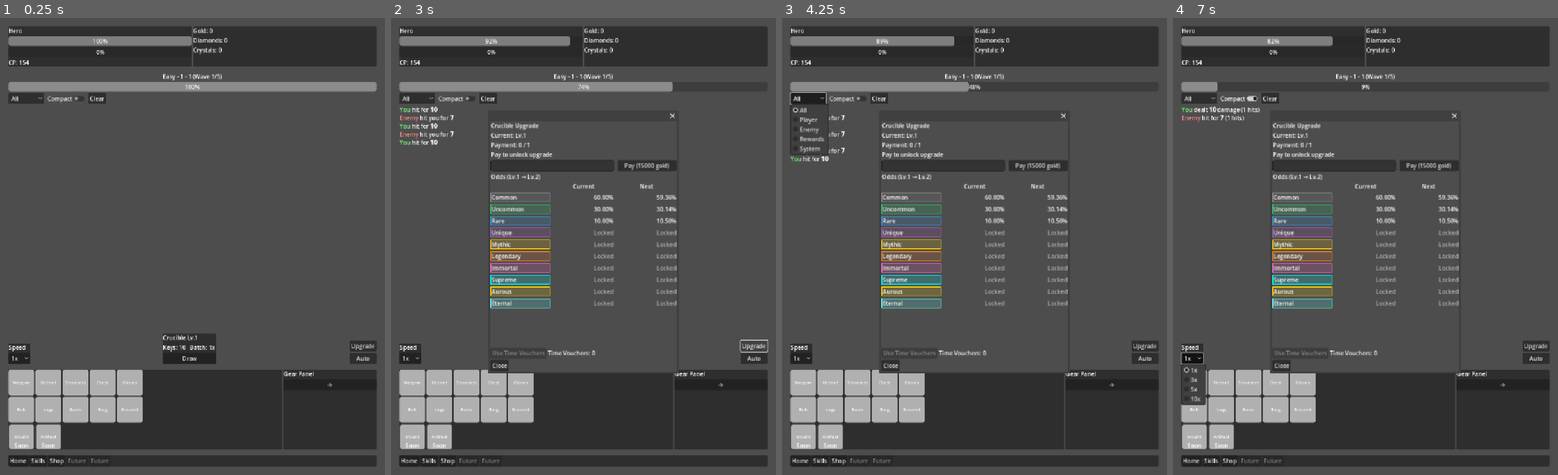
Above: before the commit, frames 1-4 (left to right).
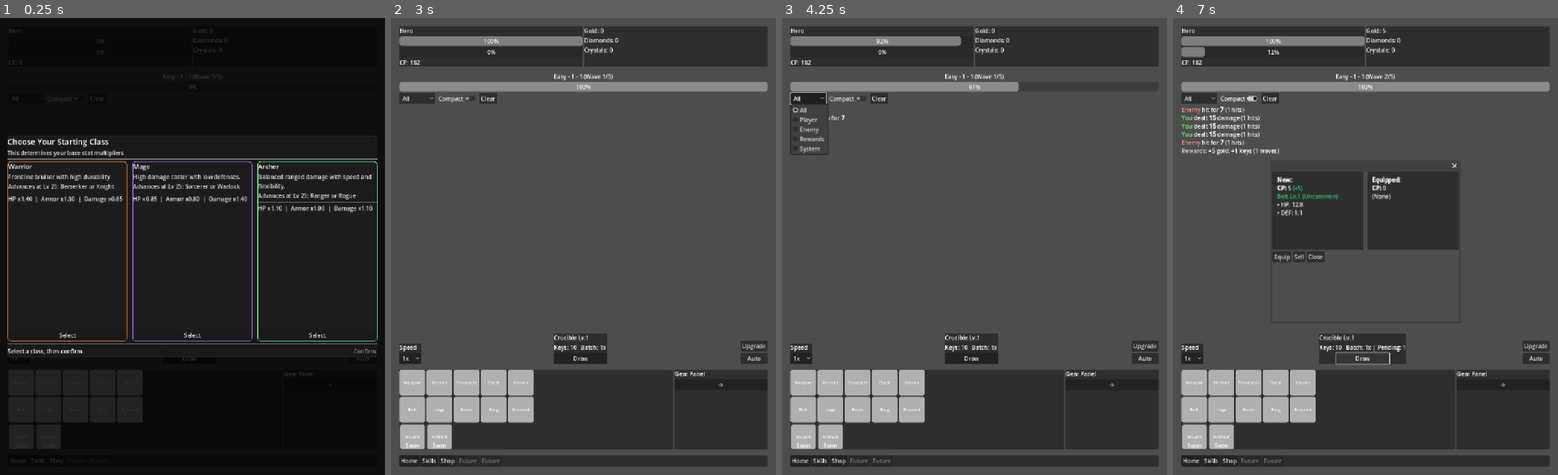
Above: after the commit, the same moments.

Repository: Mr-Cee/TheCrucibleGame
Game: Godot game, scene res://scenes/ui/Home.tscn
The game is run twice, just before and just after one commit, with the same random seed, the same clock (stepped at 60 frames per second) and the same inputs.
Inputs (mouse positions are in pixels of both pictures, inside the frame that each line leads up to):
- Up to frame 1 (0.25 s): no input
- Up to frame 2 (3 s): click (456, 333) at 0.5 s, where only the run after the commit has a clickable "Select"; click (583, 333) at 1.25 s, where only the run after the commit has a clickable "Select"; click (706, 333) at 2 s, where only the run after the commit has a clickable "Select"; click (756, 351) at 2.75 s, where only the run after the commit has a clickable "Confirm"
- Up to frame 3 (4.25 s): click "All" at 3.5 s
- Up to frame 4 (7 s): click "Compact" at 4.25 s; click "Clear" at 5 s; click "1x" at 5.75 s; click "Draw" at 6.5 s

The runs differ from the first frame. In frame 1, 98% of the frame differs, in the area x 0-100%, y 0-100%; in frame 2, 7.4%; in frame 3, 6.8%; in frame 4, 16%.

Commit message:
Working Beginning class selection popup

Diff:
--- a/scripts/core/Game.gd
+++ b/scripts/core/Game.gd
@@ -13,6 +13,7 @@
 #===================================================================================================
 
 var player: PlayerModel
+
 var battle_state: Dictionary = {
 	"difficulty": "Easy",
 	"level": 1,
@@ -94,18 +95,25 @@
 
 	player_changed.connect(_battle_on_player_changed)
 
-	_battle_init_if_needed()
-
+	if not class_selection_needed():
+		_battle_init_if_needed()
 
 	crucible_tick_upgrade_completion()
+
+func class_selection_needed() -> bool:
+	if player == null:
+		return true
+	var cid: int = int(player.class_id)
+	return cid < 0
 
 func _process(delta: float) -> void:
 	_upgrade_check_accum += delta
 	if _upgrade_check_accum >= 1.0:
 		_upgrade_check_accum = 0.0
 		crucible_tick_upgrade_completion()
-	_battle_init_if_needed()
-	_battle_process(delta)
+	if not class_selection_needed():
+		_battle_init_if_needed()
+		_battle_process(delta)
 
 func add_gold(amount:int) -> void:
 	player.gold += amount
@@ -124,12 +132,6 @@
 	player.crucible_keys -= 1
 	emit_signal("player_changed")
 	return true
-
-#func equip_item(item:GearItem) -> GearItem:
-	#var old:GearItem = player.equipped.get(item.slot, null)
-	#player.equipped[item.slot] = item
-	#emit_signal("player_changed")
-	#return old
 
 func equip_item(item: GearItem) -> GearItem:
 	if item == null:
@@ -343,6 +345,9 @@
 	_battle_spawn_enemy(true)
 
 func _battle_on_player_changed() -> void:
+	if class_selection_needed():
+		# Don’t recompute battle stats or touch battle runtime until a class is chosen.
+		return
 	# Gear/level changes should immediately affect combat.
 	_battle_recompute_player_combat()
 	_skills_sync_loadout()
--- a/scripts/models/PlayerModel.gd
+++ b/scripts/models/PlayerModel.gd
@@ -253,6 +253,8 @@
 	return battlepass_expires_unix > now_unix
 
 func ensure_class_and_skills_initialized() -> void:
+	if int(class_id) < 0:
+		return
 	#call this after loading or creating a new player
 	if class_def_id == "":
 		var base_def: ClassDef = ClassCatalog.base_def_for_class_id(class_id)
--- a/scripts/systems/SaveManager.gd
+++ b/scripts/systems/SaveManager.gd
@@ -123,6 +123,8 @@
 
 func _new_game() -> void:
 	Game.player = PlayerModel.new()
+	# Require the player to choose a class before combat starts.
+	Game.player.class_id = -1
 	Game.reset_battle_state()
 	Game.player_changed.emit()
 	_log("No valid save found; created new game.")
--- a/scripts/ui/Home.gd
+++ b/scripts/ui/Home.gd
@@ -93,6 +93,7 @@
 var _batch_running: bool = false
 
 var _hud_ui_accum: float = 0.0
+var _class_select_overlay: Control = null
 
 func _fmt_mmss(seconds: int) -> String:
 	seconds = max(0, seconds)
@@ -105,6 +106,13 @@
 
 const DEV_TAPS_REQUIRED: int = 7
 const DEV_TAP_WINDOW_MS: int = 1500
+
+var _class_selected_id: int = -1
+var _class_confirm_btn: Button = null
+var _class_hint_lbl: Label = null
+var _class_cards: Dictionary = {} # class_id -> PanelContainer
+
+
 
 #-------------------------------------------------------------------------
 
@@ -167,6 +175,8 @@
 	Game.player_changed.connect(_refresh_hud_nonbattle)
 	_refresh_hud_nonbattle()
 
+	# Force class selection before battle begins (new games only).
+	call_deferred("_maybe_prompt_class_selection")
 
 func _process(delta: float) -> void:
 	_hud_ui_accum += delta
@@ -187,7 +197,6 @@
 
 	hp_bar.max_value = 100.0
 	hp_bar.value = (php / phpmax) * 100.0
-
 
 func _on_gear_slot_clicked(slot_id: int, item: GearItem) -> void:
 	# Ignore future slots (they’re disabled anyway, but safe)
@@ -784,3 +793,272 @@
 			dev_popup.call("popup_and_refresh")
 		elif dev_popup:
 			dev_popup.popup_centered(Vector2i(620, 360))
+
+func _maybe_prompt_class_selection() -> void:
+	if _class_select_overlay != null:
+		return
+	if Game.player == null:
+		return
+	if int(Game.player.class_id) >= 0:
+		return
+
+	_class_selected_id = -1
+	_class_cards.clear()
+
+	# Full-screen modal overlay
+	_class_select_overlay = Control.new()
+	_class_select_overlay.name = "ClassSelectOverlay"
+	_class_select_overlay.set_anchors_preset(Control.PRESET_FULL_RECT)
+	_class_select_overlay.mouse_filter = Control.MOUSE_FILTER_STOP
+	_class_select_overlay.focus_mode = Control.FOCUS_ALL
+	add_child(_class_select_overlay)
+	_class_select_overlay.grab_focus()
+
+	# Dim background
+	var dim := ColorRect.new()
+	dim.set_anchors_preset(Control.PRESET_FULL_RECT)
+	dim.color = Color(0, 0, 0, 0.80)
+	dim.mouse_filter = Control.MOUSE_FILTER_STOP
+	_class_select_overlay.add_child(dim)
+
+	# Main shell panel
+	var shell := PanelContainer.new()
+	shell.anchor_left = 0.5
+	shell.anchor_right = 0.5
+	shell.anchor_top = 0.5
+	shell.anchor_bottom = 0.5
+	shell.offset_left = -520
+	shell.offset_right = 520
+	shell.offset_top = -310
+	shell.offset_bottom = 310
+	shell.mouse_filter = Control.MOUSE_FILTER_STOP
+	_class_select_overlay.add_child(shell)
+
+	var shell_style := StyleBoxFlat.new()
+	shell_style.bg_color = Color(0.10, 0.10, 0.10, 0.98)
+	shell_style.corner_radius_top_left = 10
+	shell_style.corner_radius_top_right = 10
+	shell_style.corner_radius_bottom_left = 10
+	shell_style.corner_radius_bottom_right = 10
+	shell_style.set_border_width_all(1)
+	shell_style.border_color = Color(0.20, 0.20, 0.20, 1.0)
+	shell.add_theme_stylebox_override("panel", shell_style)
+
+	var root := VBoxContainer.new()
+	root.offset_left = 18
+	root.offset_right = -18
+	root.offset_top = 14
+	root.offset_bottom = -14
+	shell.add_child(root)
+
+	var title := Label.new()
+	title.text = "Choose Your Starting Class"
+	title.add_theme_font_size_override("font_size", 22)
+	root.add_child(title)
+
+	var subtitle := Label.new()
+	subtitle.text = "This determines your base stat multipliers"
+	subtitle.modulate = Color(0.85, 0.85, 0.85, 1.0)
+	root.add_child(subtitle)
+
+	root.add_child(HSeparator.new())
+
+	var cards_row := HBoxContainer.new()
+	cards_row.size_flags_vertical = Control.SIZE_EXPAND_FILL
+	cards_row.add_theme_constant_override("separation", 14)
+	root.add_child(cards_row)
+
+	# Warrior (orange)
+	var war := _make_class_card(
+		PlayerModel.ClassId.WARRIOR,
+		"Warrior",
+		"Frontline bruiser with high durability.",
+		_advances_at_25_text(PlayerModel.ClassId.WARRIOR),
+		1.40, 1.30, 0.85,
+		Color(1.00, 0.55, 0.20, 1.0)
+	)
+	cards_row.add_child(war)
+	_class_cards[PlayerModel.ClassId.WARRIOR] = war
+
+	# Mage (purple)
+	var mag := _make_class_card(
+		PlayerModel.ClassId.MAGE,
+		"Mage",
+		"High damage caster with low defenses.",
+		_advances_at_25_text(PlayerModel.ClassId.MAGE),
+		0.85, 0.80, 1.40,
+		Color(0.72, 0.42, 1.00, 1.0)
+	)
+	cards_row.add_child(mag)
+	_class_cards[PlayerModel.ClassId.MAGE] = mag
+
+	# Archer (green)
+	var arc := _make_class_card(
+		PlayerModel.ClassId.ARCHER,
+		"Archer",
+		"Balanced ranged damage with speed and flexibility.",
+		_advances_at_25_text(PlayerModel.ClassId.ARCHER),
+		1.10, 1.00, 1.10,
+		Color(0.30, 1.00, 0.55, 1.0)
+	)
+	cards_row.add_child(arc)
+	_class_cards[PlayerModel.ClassId.ARCHER] = arc
+
+	root.add_child(HSeparator.new())
+
+	var footer := HBoxContainer.new()
+	footer.add_theme_constant_override("separation", 12)
+	root.add_child(footer)
+
+	_class_hint_lbl = Label.new()
+	_class_hint_lbl.text = "Select a class, then confirm."
+	_class_hint_lbl.size_flags_horizontal = Control.SIZE_EXPAND_FILL
+	footer.add_child(_class_hint_lbl)
+
+	_class_confirm_btn = Button.new()
+	_class_confirm_btn.text = "Confirm"
+	_class_confirm_btn.disabled = true
+	_class_confirm_btn.pressed.connect(func() -> void:
+		if _class_selected_id >= 0:
+			_choose_class(_class_selected_id)
+	)
+	footer.add_child(_class_confirm_btn)
+
+	_refresh_class_card_styles()
+
+func _choose_class(class_id: int) -> void:
+	if Game.player == null:
+		return
+
+	Game.player.class_id = class_id
+
+	# If your skills/class framework exists, reset and seed it for the chosen base class.
+	# (This prevents “carrying” warrior starter skills into mage, etc.)
+	if Game.player.has_method("ensure_class_and_skills_initialized"):
+		if "class_def_id" in Game.player: # (If you have it as a property; safe to remove if not needed)
+			Game.player.class_def_id = ""
+		# These properties exist in your skill framework—leave if present in your project.
+		if Game.player.has_method("set"): # always true, but harmless
+			# If these properties exist, clearing them forces reseed.
+			if Game.player.get("skill_levels") != null:
+				Game.player.skill_levels = {}
+			if Game.player.get("equipped_active_skills") != null:
+				Game.player.equipped_active_skills = []
+			if Game.player.get("equipped_passive_skills") != null:
+				Game.player.equipped_passive_skills = []
+		Game.player.ensure_class_and_skills_initialized()
+
+	# Start battle normally from a clean baseline
+	Game.reset_battle_state()
+	Game.player_changed.emit()
+	SaveManager.save_now()
+
+	if _class_select_overlay != null:
+		_class_select_overlay.queue_free()
+		_class_select_overlay = null
+
+func _unhandled_input(event: InputEvent) -> void:
+	if _class_select_overlay == null:
+		return
+
+	# Swallow escape / cancel so the popup cannot be dismissed.
+	if event.is_action_pressed("ui_cancel"):
+		get_viewport().set_input_as_handled()
+
+func _make_class_card(class_id: int, name: String, blurb: String, advances: String,
+		hp_mult: float, armor_mult: float, dmg_mult: float, accent: Color) -> PanelContainer:
+
+	var card := PanelContainer.new()
+	card.size_flags_horizontal = Control.SIZE_EXPAND_FILL
+	card.size_flags_vertical = Control.SIZE_EXPAND_FILL
+
+	var st := StyleBoxFlat.new()
+	st.bg_color = Color(0.12, 0.12, 0.12, 1.0)
+	st.corner_radius_top_left = 10
+	st.corner_radius_top_right = 10
+	st.corner_radius_bottom_left = 10
+	st.corner_radius_bottom_right = 10
+	st.set_border_width_all(2)
+	st.border_color = accent
+
+	card.set_meta("accent", accent)
+	card.set_meta("base_style", st)
+	card.add_theme_stylebox_override("panel", st)
+
+	var v := VBoxContainer.new()
+	v.offset_left = 14
+	v.offset_right = -14
+	v.offset_top = 12
+	v.offset_bottom = -12
+	card.add_child(v)
+
+	var header := Label.new()
+	header.text = name
+	header.add_theme_font_size_override("font_size", 18)
+	v.add_child(header)
+
+	var desc := Label.new()
+	desc.text = blurb
+	desc.autowrap_mode = TextServer.AUTOWRAP_WORD_SMART
+	desc.modulate = Color(0.90, 0.90, 0.90, 1.0)
+	v.add_child(desc)
+
+	var adv := Label.new()
+	adv.text = advances
+	adv.autowrap_mode = TextServer.AUTOWRAP_WORD_SMART
+	adv.modulate = Color(0.85, 0.85, 0.85, 1.0)
+	v.add_child(adv)
+
+	v.add_child(HSeparator.new())
+
+	var mult := Label.new()
+	mult.text = "HP x%.2f  |  Armor x%.2f  |  Damage x%.2f" % [hp_mult, armor_mult, dmg_mult]
+	mult.modulate = Color(0.92, 0.92, 0.92, 1.0)
+	v.add_child(mult)
+
+	var spacer := Control.new()
+	spacer.size_flags_vertical = Control.SIZE_EXPAND_FILL
+	v.add_child(spacer)
+
+	var select_btn := Button.new()
+	select_btn.text = "Select"
+	select_btn.pressed.connect(func() -> void:
+		_class_selected_id = class_id
+		_class_confirm_btn.disabled = false
+		_refresh_class_card_styles()
+	)
+	v.add_child(select_btn)
+
+	return card
+
+func _refresh_class_card_styles() -> void:
+	for cid in _class_cards.keys():
+		var card: PanelContainer = _class_cards[cid]
+		var accent: Color = card.get_meta("accent")
+		var st: StyleBoxFlat = card.get_meta("base_style")
+
+		if int(cid) == _class_selected_id:
+			st.set_border_width_all(3)
+			st.bg_color = Color(0.14, 0.14, 0.14, 1.0)
+		else:
+			st.set_border_width_all(2)
+			st.bg_color = Color(0.11, 0.11, 0.11, 1.0)
+
+		st.border_color = accent
+		card.add_theme_stylebox_override("panel", st)
+
+func _advances_at_25_text(base_class_id: int) -> String:
+	var base_def: ClassDef = ClassCatalog.base_def_for_class_id(base_class_id)
+	if base_def == null:
+		return "Advances at Lv 25: —"
+
+	# We want the preview for level 25 even though player level is 1 here.
+	var choices: Array[ClassDef] = ClassCatalog.next_choices(base_def.id, 25)
+	if choices.is_empty():
+		return "Advances at Lv 25: —"
+
+	var names := PackedStringArray()
+	for c in choices:
+		names.append(c.display_name)
+
+	return "Advances at Lv 25: " + " or ".join(names)
